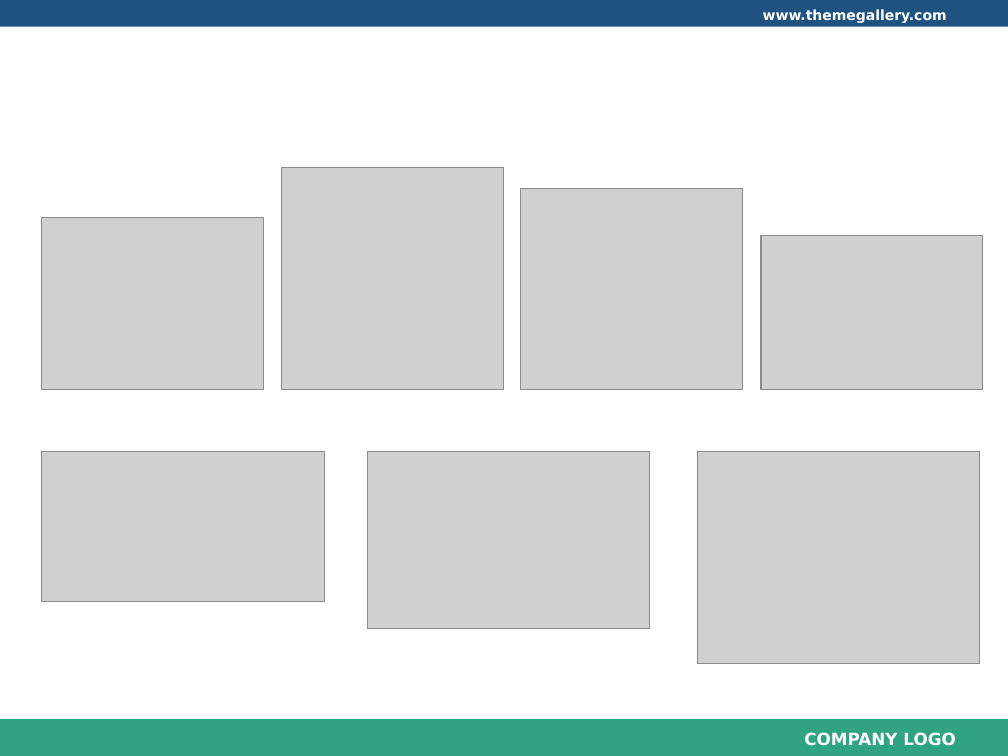
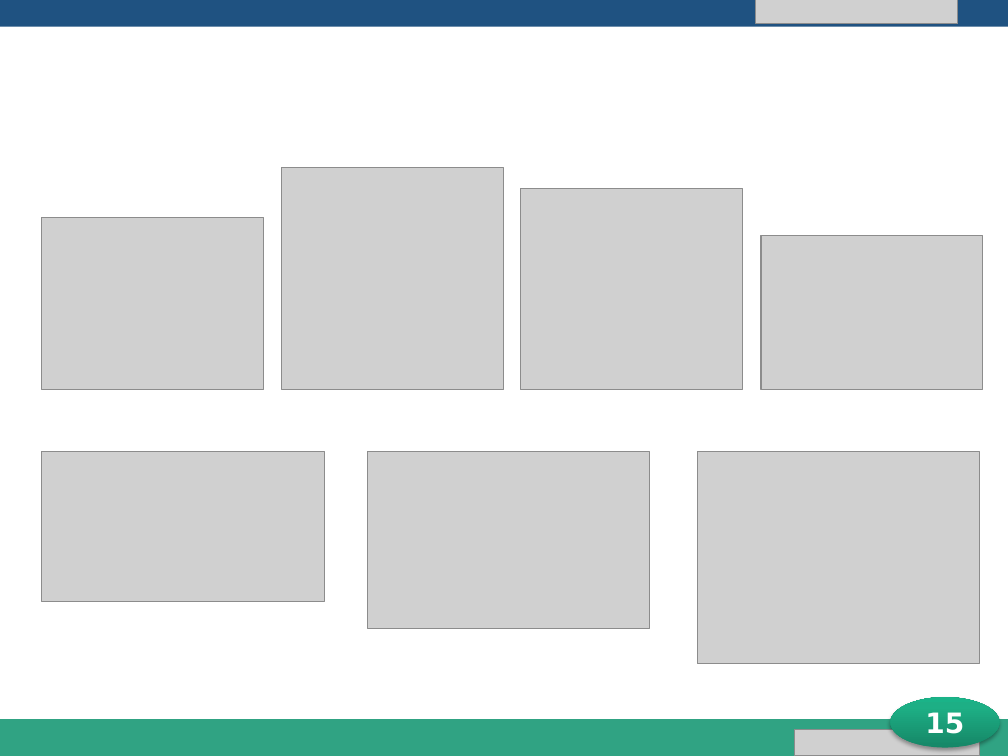
Before and after one commit to longdao2904/capstone-project-teamx, a slide deck: slide 15 of iDeliver presentation.pptx. Drawn at 1008x756 pixels with LibreOffice and Linux fonts; fonts in the diff are those of the drawing; grey boxes stand for pictures; background and template pictures are left out. Boxes give left, top, right and bottom in pixels: in the first picture for what was removed or moved away, otherwise in the second. Text is boxed around its words. In the diff, an @@ line names an element or a change of style, - is before the commit and + after.

```diff
--- a/iDeliver presentation.pptx
+++ b/iDeliver presentation.pptx
@@ picture added at [756,0,958,24] @@
@@ ellipse added at [890,698,999,748], fill gradient #178767 to #1EB086 to #1BB388, 20 pt, text #FFFFFF, bold @@
+15
@@ picture added at [794,730,979,756] @@
```
Also in this commit, not shown: 19 other slides changed.
